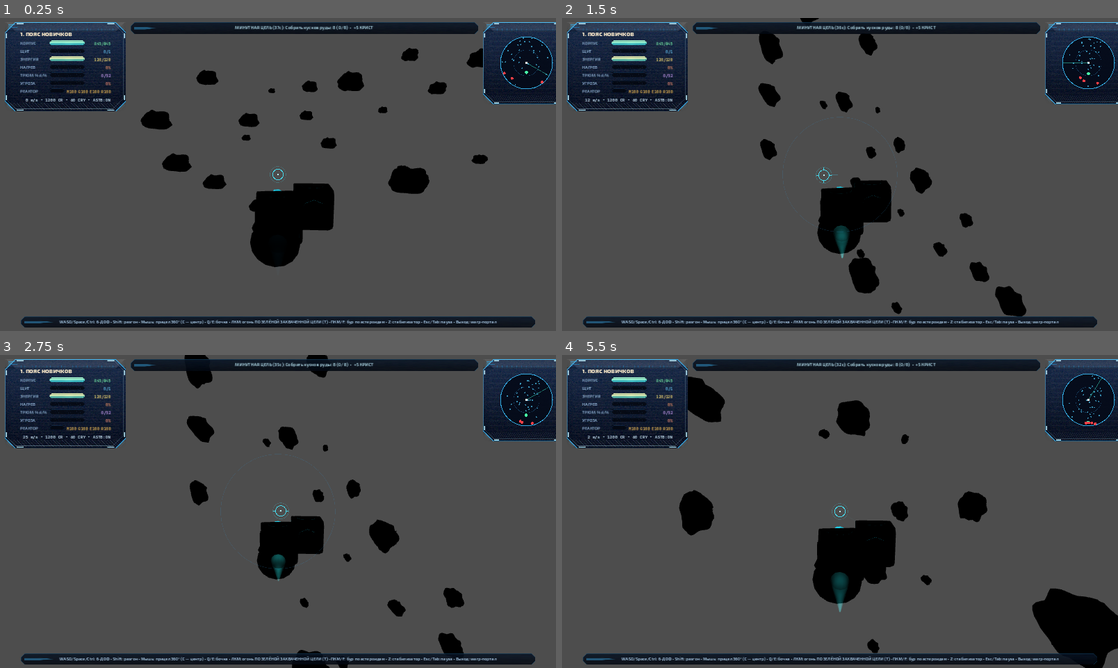
Above: before the commit, frames 1-4 (two rows, left to right).
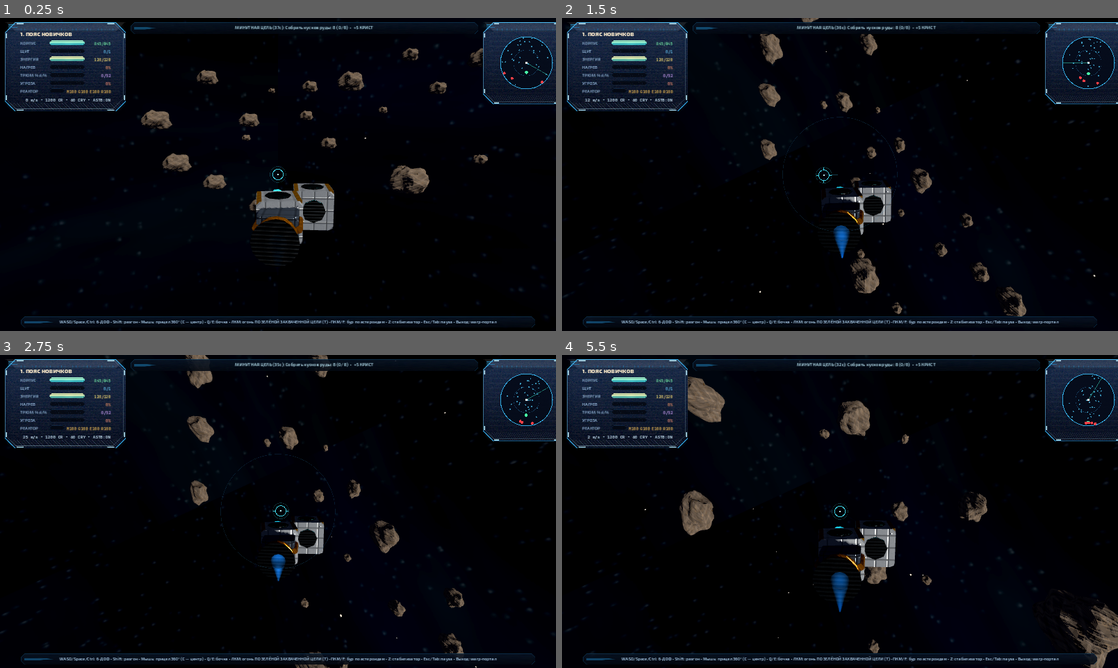
Above: after the commit, the same moments.

Repository: Ritmirchic/Roblox
Game: Godot game, scene res://scenes/space/SpaceExpedition3D.tscn
Same seed, same stepped clock (60 frames per second), same inputs: the game is played once before the commit and once after it. This scene is started directly instead of the project's main scene.
Inputs (mouse positions are in pixels of both pictures, inside the frame that each line leads up to):
- Up to frame 1 (0.25 s): no input
- Up to frame 2 (1.5 s): tap Enter at 0.5 s; move the mouse to (867, 174) at 0.52 s; hold Q 0.53-1.28 s; hold W from 0.53 s (still down); click (867, 174) at 0.67 s; tap Space at 0.77 s; move the mouse to (812, 174) at 1.27 s; tap E at 1.35 s
- Up to frame 3 (2.75 s): keep holding W; tap Space at 1.52 s; move the mouse to (289, 505) at 2.02 s; tap R at 2.1 s
- Up to frame 4 (5.5 s): move the mouse to (834, 517) at 2.77 s; tap X at 2.85 s; click (834, 517) at 2.92 s; tap Space at 3.02, 3.77 s; move the mouse to (878, 514) at 3.52 s; tap Tab at 3.6 s; release W at 4.25 s; drag from (673, 464) to (756, 433) at 4.27 s; move the mouse to (867, 511) at 5.02 s; hold S from 5.03 s (still down); hold F from 5.03 s (still down); click (867, 511) at 5.17 s

The runs differ from the first frame. In frame 1, 83% of the frame differs, in the area x 0-100%, y 0-100%; in frame 2, 83%; in frame 3, 83%; in frame 4, 81%.
Error before the commit: Invalid assignment of property or key 'background_sky_rotation' with value of type 'Vector3' on a base object of type 'Environment'. (res://scripts/space/Space…

Commit message:
Fix the sky rotation property: Environment.sky_rotation is the Godot 4 name
Co-authored-by: arena-agent <297053741+arena-agent@users.noreply.github.com>

Diff:
--- a/scripts/space/SpaceExpedition3D.gd
+++ b/scripts/space/SpaceExpedition3D.gd
@@ -140,7 +140,7 @@
 		var pano_sky := Sky.new()
 		pano_sky.sky_material = pano
 		env.sky = pano_sky
-		env.background_sky_rotation = Vector3(0.0, deg_to_rad(float(sector_def.get("index", 0)) * 57.0), 0.0)
+		env.sky_rotation = Vector3(0.0, deg_to_rad(float(sector_def.get("index", 0)) * 57.0), 0.0)
 	env.ambient_light_source = Environment.AMBIENT_SOURCE_COLOR
 	env.ambient_light_color = sector_def["ambient_color"]
 	env.ambient_light_energy = 1.05
Not shown, changed: tests/test_assets_and_spec.py
